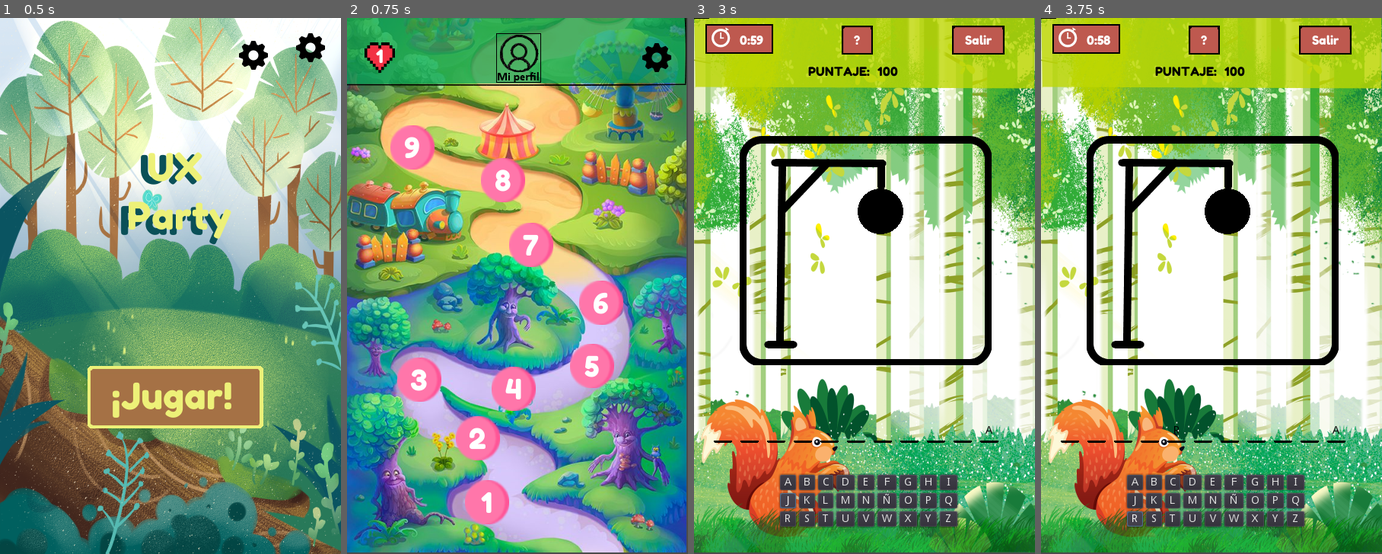
Above: before the commit, frames 1-4 (left to right).
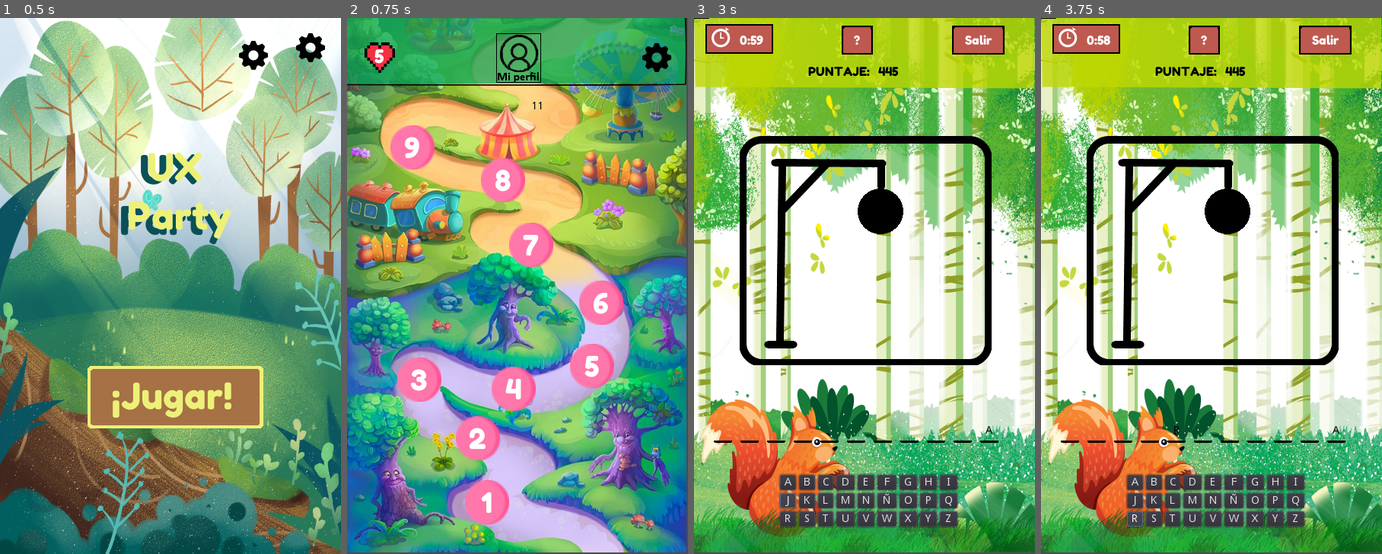
Above: after the commit, the same moments.

Repository: alexiaCat/Ux-Party
Game: Godot game, scene res://main/Main.tscn
The game is run twice, just before and just after one commit, with the same random seed, the same clock (stepped at 60 frames per second) and the same inputs.
Inputs:
- Up to frame 1 (0.5 s): no input
- Up to frame 2 (0.75 s): click "¡Jugar!" at 0.5 s
- Up to frame 3 (3 s): click "1" at 1.25 s; click "A" at 2 s; click "J" at 2.75 s
- Up to frame 4 (3.75 s): click "R" at 3.5 s

Frame 1 is identical in both runs. In frame 2, less than 0.1% of the frame differs, in the area x 8-58%, y 5-18%; in frame 3, less than 0.1%, in the area x 53-60%, y 9-11%; in frame 4, less than 0.1%.
Error before the commit: Invalid call. Nonexistent 'String' constructor. (res://gamehandler.gd:45)

Commit message:
puntos listos

Diff:
--- a/gamehandler.gd
+++ b/gamehandler.gd
@@ -2,11 +2,10 @@
 
 var counterhangedgame
 #cantidad maxima de vidas, comparar con vidas jugador ya que no puede exceder las 5
-const max_vidas = 5
-var vidas_jugador
+var vidas_jugador = 5
 var time_left = 60
 # Luego de pasados 4 minutos desde la pérdida de una vida se repondrá la vida perdida.
-var life_recharge = 240
+var life_recharge = 20
 var puntajeglobal = 0
 var turno = true
 var pnivel1
@@ -18,6 +17,7 @@
 var pnivel7
 var pnivel8
 var pnivel9
+var puntos = 0
 #puntaje inicial de los minijuegos
 const puntajeahorcado = 500
 const puntajequiz = 0
@@ -33,16 +33,22 @@
 
 # Called when the node enters the scene tree for the first time.
 func _ready():
-	pass # Replace with function body.
+	pass
 
-func comparar_vidas():
-	if (vidas_jugador > max_vidas):
-		vidas_jugador = vidas_jugador
-	else:
-		vidas_jugador = 5
+func recharge_life():
+	if(vidas_jugador < 5):
+		print(vidas_jugador)
+		relojderecargarvidas()
+
 
 func update_vidas():
 	get_tree().get_nodes_in_group("vidasjugador")[0].text = String(vidas_jugador)
 
+func relojderecargarvidas():
+	get_tree().get_nodes_in_group("vida_maxima")[0].text = String(life_recharge)
+
 func update_time():
 	get_tree().get_nodes_in_group("tiempo")[0].text = String(time_left/60) + ":" + String(time_left%60)
+
+func update_puntos():
+	get_tree().get_nodes_in_group("puntos")[0].text = String(puntos)
--- a/hanged_game/Letters.gd
+++ b/hanged_game/Letters.gd
@@ -63,6 +63,7 @@
 func handle_string(s):
 	apretarletra_s.play()
 	var pos = temp.find(s)
+	apretarletra_s.stop()
 	if pos != -1:
 		for i in range(pos, length):
 			if temp.substr(i, 1) == s:
--- a/hanged_game/Main_hanged_game.tscn
+++ b/hanged_game/Main_hanged_game.tscn
@@ -1,7 +1,6 @@
-[gd_scene load_steps=5 format=2]
+[gd_scene load_steps=4 format=2]
 
 [ext_resource path="res://hanged_game/background_ahorcado.tscn" type="PackedScene" id=1]
-[ext_resource path="res://top_bar_hanged_game/top_bar_minigames.tscn" type="PackedScene" id=2]
 [ext_resource path="res://hanged_game/Main_hanged_game.gd" type="Script" id=3]
 [ext_resource path="res://hanged_game/game.tscn" type="PackedScene" id=4]
 
@@ -10,6 +9,4 @@
 
 [node name="background_ahorcado" parent="." instance=ExtResource( 1 )]
 
-[node name="top_bar_minigames" parent="." instance=ExtResource( 2 )]
-
 [node name="game" parent="." instance=ExtResource( 4 )]
--- a/hanged_game/game.gd
+++ b/hanged_game/game.gd
@@ -6,12 +6,20 @@
 # Called when the node enters the scene tree for the first time.
 func _ready():
 	counter = 0
+	Gamehandler.puntos = 500
+	Gamehandler.update_puntos()
 
 
+func perder_vida():
+	Gamehandler.vidas_jugador -= 1
 
+func perder_puntos():
+	Gamehandler.puntos -= 55
+	Gamehandler.update_puntos()
 
 func _on_Letters_notthere():
 	counter = counter + 1
+	perder_puntos()
 	print(counter)
 	match counter:
 		1: $hangman/person/cabeza.show()
@@ -21,4 +29,7 @@
 		5: $hangman/person/pie_izquierdo.show()
 		6: $hangman/person/pie_derecho.show()
 	if counter == 6:
+		perder_vida()
+		#probar si funciona contador de vidas
+		get_tree().change_scene("res://main_map/Main_scene.tscn")
 		print("perdiste")
--- a/hanged_game/game.tscn
+++ b/hanged_game/game.tscn
@@ -6,6 +6,7 @@
 [ext_resource path="res://assets/audio/click.mp3" type="AudioStream" id=4]
 [ext_resource path="res://hanged_game/game.gd" type="Script" id=5]
 [ext_resource path="res://hanged_game/Letters.gd" type="Script" id=6]
+[ext_resource path="res://top_bar_hanged_game/top_bar_minigames.tscn" type="PackedScene" id=7]
 
 [node name="game" type="Node2D"]
 script = ExtResource( 5 )
@@ -143,6 +144,8 @@
 
 [node name="hangman" parent="." instance=ExtResource( 2 )]
 
+[node name="top_bar_minigames" parent="." instance=ExtResource( 7 )]
+
 [connection signal="notthere" from="Letters" to="." method="_on_Letters_notthere"]
 [connection signal="pressed" from="Teclado/Columna1/Letra_a" to="Letters" method="handle_string" binds= [ "A" ]]
 [connection signal="pressed" from="Teclado/Columna1/Letra_j" to="Letters" method="handle_string" binds= [ "J" ]]
--- a/main_map/Main_scene.gd
+++ b/main_map/Main_scene.gd
@@ -5,10 +5,14 @@
 # Called when the node enters the scene tree for the first time.
 func _ready():
 	Gamehandler.update_vidas()
+	Gamehandler.recharge_life()
 
 
 func _on_Level1_pressed():
-	get_tree().change_scene("res://hanged_game/Main_hanged_game.tscn")
+	if(Gamehandler.vidas_jugador > 0):
+		get_tree().change_scene("res://hanged_game/Main_hanged_game.tscn")
+	else:
+		print("no tienes vidas")
 
 
 func _on_Level2_pressed():
@@ -65,3 +69,13 @@
 		print("no puedes ingresar")
 	else:
 		get_tree().change_scene("res://hanged_game/Main_hanged_game.tscn")
+
+
+func _on_tiempo_vidas_timeout():
+	if(Gamehandler.life_recharge > 0):
+		Gamehandler.life_recharge -= 1
+		print("life_recharge")
+		Gamehandler.relojderecargarvidas()
+	else:
+		Gamehandler.vidas_jugador += 1
+		Gamehandler.life_recharge = 240
--- a/main_map/Main_scene.tscn
+++ b/main_map/Main_scene.tscn
@@ -221,8 +221,15 @@
 align = 1
 valign = 1
 
-[node name="timer_lifes" type="Timer" parent="."]
-autostart = true
+[node name="temporizador" type="Label" parent="." groups=["vida_maxima"]]
+margin_left = 242.0
+margin_top = 109.0
+margin_right = 282.0
+margin_bottom = 123.0
+custom_colors/font_color = Color( 0, 0, 0, 1 )
+text = "11"
+
+[node name="Timer_2" type="Timer" parent="."]
 
 [connection signal="pressed" from="Level1" to="." method="_on_Level1_pressed"]
 [connection signal="pressed" from="Level2" to="." method="_on_Level2_pressed"]
@@ -233,3 +240,4 @@
 [connection signal="pressed" from="Level7" to="." method="_on_Level7_pressed"]
 [connection signal="pressed" from="Level8" to="." method="_on_Level8_pressed"]
 [connection signal="pressed" from="Level9" to="." method="_on_Level9_pressed"]
+[connection signal="timeout" from="Timer_2" to="." method="_on_tiempo_vidas_timeout"]
--- a/top_bar_hanged_game/top_bar_minigames.tscn
+++ b/top_bar_hanged_game/top_bar_minigames.tscn
@@ -90,7 +90,7 @@
 custom_fonts/font = SubResource( 1 )
 text = "PUNTAJE:"
 
-[node name="ScoreLabel" type="Label" parent="Control/MarginContainer2"]
+[node name="ScoreLabel" type="Label" parent="Control/MarginContainer2" groups=["puntos"]]
 margin_right = 118.0
 margin_bottom = 20.0
 size_flags_horizontal = 3
Not shown: 1 places in hanged_game/game.tscn that only renumber resources
